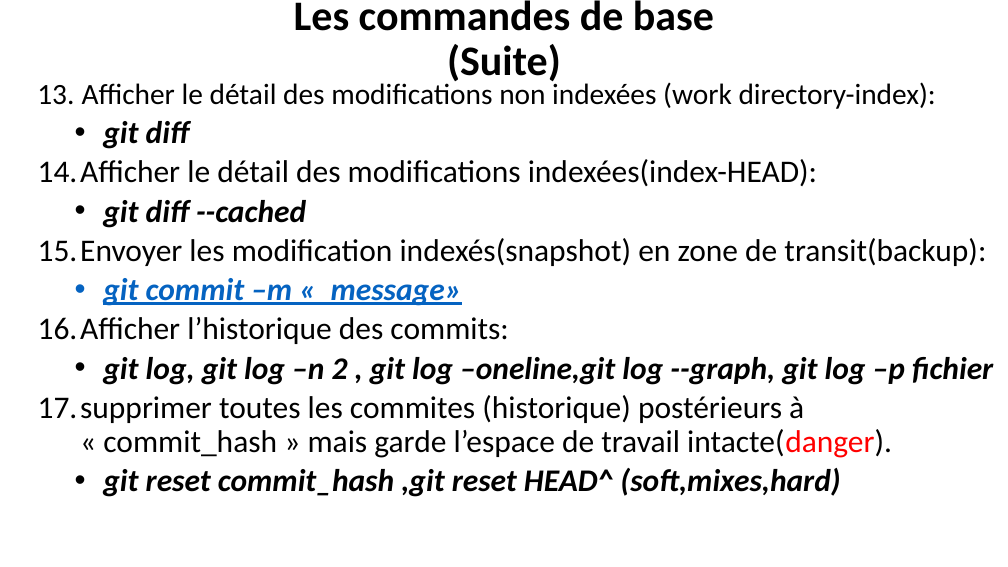
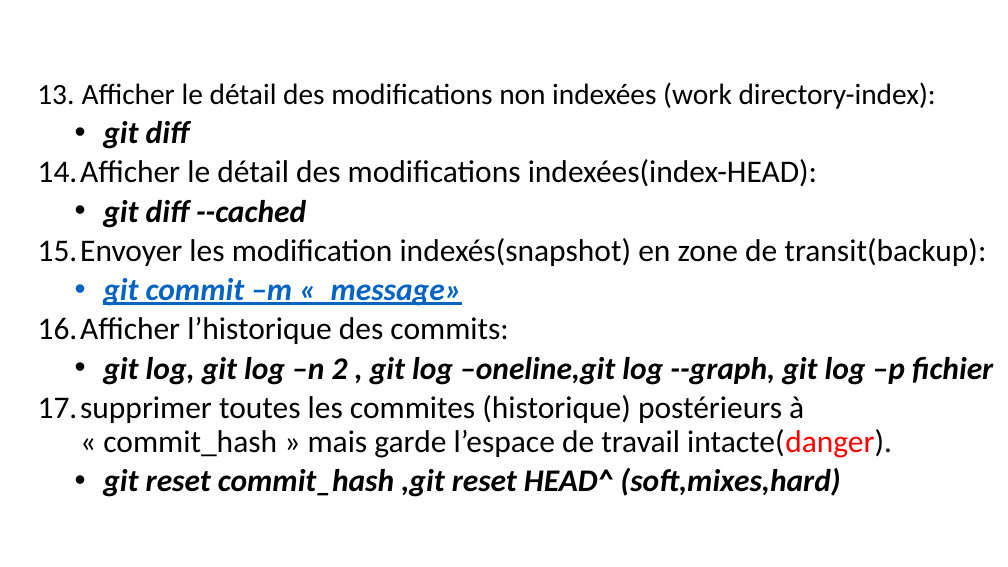
Before and after one commit to belakebiboussad/form, a slide deck: slide 11 of Formation Git.pptx (slide 10 before the commit). Drawn at 1008x567 pixels with LibreOffice and Linux fonts; fonts in the diff are those of the drawing. Boxes give left, top, right and bottom in pixels: in the first picture for what was removed or moved away, otherwise in the second. Text is boxed around its words. In the diff, an @@ line names an element or a change of style, - is before the commit and + after.

```diff
--- a/Formation Git.pptx
+++ b/Formation Git.pptx
@@ title removed at <box>294,0,714,86</box> @@
-Les commandes de base (Suite)
```
Also in this commit, not shown: 9 other slides changed, 3 slides added, 1 other file.
